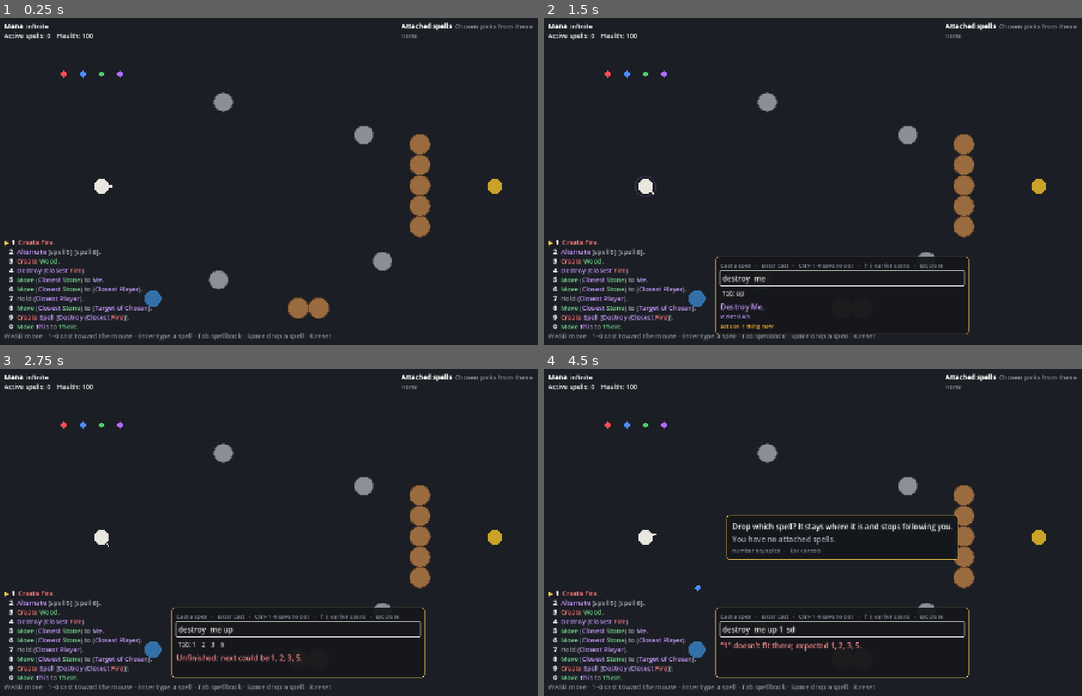
Above: before the commit, frames 1-4 (two rows, left to right).
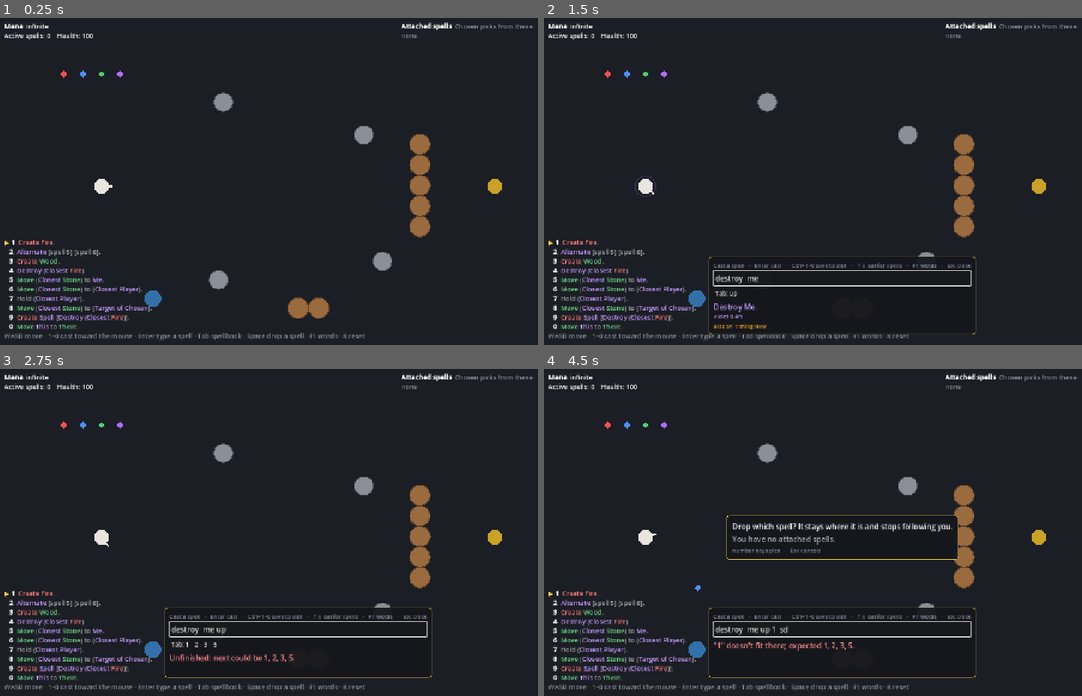
Above: after the commit, the same moments.

Repository: oscarjocque/spellcraft-prototype
Game: Godot game, scene res://scenes/main.tscn
Two runs of this game, one before a commit and one after it. Both use one fixed random seed, a clock stepped at 60 frames per second and the inputs below.
Inputs (mouse positions are in pixels of both pictures, inside the frame that each line leads up to):
- Up to frame 1 (0.25 s): no input
- Up to frame 2 (1.5 s): tap Enter at 0.5 s; move the mouse to (974, 168) at 0.52 s; hold D (move_right) 0.53-1.25 s; tap Tab at 0.6 s; click (974, 168) at 0.67 s; tap Space at 0.77 s; click "me" at 1.25 s
- Up to frame 3 (2.75 s): click "Tab: up" at 2 s
- Up to frame 4 (4.5 s): click "Tab: 1" at 2.75 s; tap Space at 3.5, 3.77 s; move the mouse to (721, 555) at 3.52 s; hold S (move_down) 3.53-4.28 s; tap Enter at 3.6, 4.25 s; click (721, 555) at 3.67 s; move the mouse to (904, 463) at 4.27 s; hold D (move_right) from 4.28 s (still down); tap Keypad Enter at 4.35 s; click (904, 463) at 4.42 s

The runs differ from the first frame. In frame 1, less than 0.1% of the frame differs, in the area x 57-68%, y 96-98%; in frame 2, 1.1%; in frame 3, 1.2%, in the area x 19-81%, y 53-98%; in frame 4, 1.2%.

Commit message:
Show attached spells around their caster; add an F1 word sheet
Attached spells are drawn in a ring around the player who cast them,
numbered as in the HUD's list, instead of all on top of the player;
spells an Alternate runs sit beside it, faded while paused.

F1 (even while typing) shows every word a spell can use, grouped and
colored by mana, with typed examples and what they read as.

Co-Authored-By: Claude Opus 5.5 <noreply@anthropic.com>
Claude-Session: https://claude.ai/code/session_013jfXwMwWtv4oDjb8vuFPPJ

Diff:
--- a/scenes/main.tscn
+++ b/scenes/main.tscn
@@ -6,6 +6,7 @@
 [ext_resource type="Script" path="res://scripts/ui/spell_editor.gd" id="4_editor"]
 [ext_resource type="Script" path="res://scripts/ui/chosen_picker.gd" id="5_picker"]
 [ext_resource type="Script" path="res://scripts/ui/quick_cast.gd" id="6_quick"]
+[ext_resource type="Script" path="res://scripts/ui/word_sheet.gd" id="7_words"]
 
 [node name="Main" type="Node2D"]
 script = ExtResource("1_main")
@@ -27,3 +28,7 @@
 [node name="QuickCast" type="PanelContainer" parent="Hud"]
 visible = false
 script = ExtResource("6_quick")
+
+[node name="WordSheet" type="PanelContainer" parent="Hud"]
+visible = false
+script = ExtResource("7_words")
--- a/scripts/main.gd
+++ b/scripts/main.gd
@@ -8,6 +8,7 @@
 @onready var editor: SpellEditor = $Hud/SpellEditor
 @onready var picker: ChosenPicker = $Hud/ChosenPicker
 @onready var quick: QuickCast = $Hud/QuickCast
+@onready var words: WordSheet = $Hud/WordSheet
 
 var sim: Simulation
 var player: WorldObject
@@ -182,6 +183,10 @@
 func _input(event: InputEvent) -> void:
 	if not (event is InputEventKey and event.pressed and not event.echo):
 		return
+	if event.keycode == KEY_F1:
+		words.toggle()  # even while typing
+		get_viewport().set_input_as_handled()
+		return
 	if get_viewport().gui_get_focus_owner() is LineEdit:
 		return  # typing: Tab completes, Enter submits
 	# Handled here, before the editor's controls can take Tab for focus.
--- a/scripts/render/world_view.gd
+++ b/scripts/render/world_view.gd
@@ -34,6 +34,8 @@
 var preview := {}
 var preview_verb := ""
 
+var _spell_at := {}  # spell host -> where it's drawn this frame
+
 
 func _process(_delta: float) -> void:
 	queue_redraw()
@@ -43,6 +45,7 @@
 	draw_rect(Simulation.ARENA, BACKGROUND)
 	if sim == null:
 		return
+	_place_spells()
 	for o in sim.objects:
 		if o.spell != null:
 			_draw_spell(o)
@@ -110,14 +113,45 @@
 ## on: solid to its target, dashed to a Move destination.
 func _draw_spell(o: WorldObject) -> void:
 	var s := o.spell
-	var p := _p(o)
+	var p: Vector2 = _spell_at.get(o, _p(o))
 	var color: Color = VERB_COLOR[s.ast["verb"]]
+	if s.paused:
+		_draw_diamond(p, o.radius, Color(color, 0.35))  # waiting for its turn
+		return
 	var dest := s.destination()
 	for target in s.targets():
 		draw_line(p, _p(target), Color(color, 0.5), 1.5)
 		if dest != null:
 			draw_dashed_line(_p(target), _p(dest), Color(color, 0.5), 1.5, 6.0)
 	_draw_diamond(p, o.radius + 2, color)
+
+
+## Where each spell is drawn: spells attached to a player in a ring around
+## them, in inventory order, numbered for the local player as in the HUD;
+## spells an Alternate runs beside it. Others where they are.
+func _place_spells() -> void:
+	_spell_at.clear()
+	var attached := {}  # caster -> their attached spells, oldest first
+	for o in sim.objects:
+		if o.spell != null and o.spell.anchored and o.spell.parent == null and not o.dead:
+			if not attached.has(o.spell.caster):
+				attached[o.spell.caster] = []
+			attached[o.spell.caster].append(o)
+	var font := ThemeDB.fallback_font
+	for caster in attached:
+		var ring: Array = attached[caster]
+		var r: float = caster.radius + 13.0
+		for i in ring.size():
+			var at := _p(caster) + Vector2.from_angle(-PI / 2 + TAU * i / ring.size()) * r
+			_spell_at[ring[i]] = at
+			if caster.controller >= 0:
+				var label_at := _p(caster) + Vector2.from_angle(-PI / 2 + TAU * i / ring.size()) * (r + 11)
+				draw_string(font, label_at + Vector2(-4, 4), str(i + 1), HORIZONTAL_ALIGNMENT_LEFT, -1, 11,
+						Color(PLAYER_COLOR, 0.8))
+	for o in sim.objects:
+		if o.spell != null and o.spell.parent != null and _spell_at.has(o.spell.parent):
+			var side: float = 1.0 if o.spell.parent.spell.ast.get("first", {}).get("ref") == null else -1.0
+			_spell_at[o] = _spell_at[o.spell.parent] + Vector2(9.0 * side, 9.0)
 
 
 ## A place made by There: a small cross.
--- a/scripts/ui/hud.gd
+++ b/scripts/ui/hud.gd
@@ -42,7 +42,7 @@
 		text += "%s%s  %s\n" % [mark, key, SpellText.bbcode(slots[i])]
 	for m in sim.messages:
 		text += "[color=#ff8a8a]%s[/color]\n" % m
-	text += "[color=#8a8f98]WASD move · 1–0 cast toward the mouse · Enter type a spell · Tab spellbook · Space drop a spell · R reset[/color]"
+	text += "[color=#8a8f98]WASD move · 1–0 cast toward the mouse · Enter type a spell · Tab spellbook · Space drop a spell · F1 words · R reset[/color]"
 	_bottom.text = text
 
 	var inv := "[b]Attached spells[/b]  [color=#8a8f98]Chosen picks from these[/color]\n"
--- a/scripts/ui/quick_cast.gd
+++ b/scripts/ui/quick_cast.gd
@@ -24,7 +24,7 @@
 	var box := VBoxContainer.new()
 	add_child(box)
 	var title := Label.new()
-	title.text = "Cast a spell   ·   Enter cast   ·   Ctrl+1–0 save to slot   ·   ↑↓ earlier spells   ·   Esc close"
+	title.text = "Cast a spell   ·   Enter cast   ·   Ctrl+1–0 save to slot   ·   ↑↓ earlier spells   ·   F1 words   ·   Esc close"
 	title.add_theme_font_size_override("font_size", 12)
 	title.add_theme_color_override("font_color", Color("8a8f98"))
 	box.add_child(title)
--- /dev/null
+++ b/scripts/ui/word_sheet.gd
@@ -0,0 +1,77 @@
+class_name WordSheet
+extends PanelContainer
+## F1: every word a spell can use, grouped, each in the color of the mana it
+## costs, with typed examples. A crib sheet for thinking in spells.
+
+const GROUPS := [
+	["Verbs", ["create", "destroy", "move", "mark", "", "alternate"],
+		"Hold (a noun on its own) is free"],
+	["Things", ["thing", "fire", "water", "wood", "stone", "spell", "player", "mana"],
+		"a thing on its own means the closest one"],
+	["Pickers", ["closest", "farthest", "random", "all"], ""],
+	["Adjectives", ["moving", "burning", "mine", "theirs", "marked"], "go before the thing"],
+	["Nouns", ["me", "here", "aimed", "this", "there", "chosen", "it"],
+		"This and There come from the mouse, Chosen from your attached spells, It only inside Alternate"],
+	["Of", ["target_of", "caster_of", "maker_of", "products_of"], "followed by a noun"],
+	["Extras", ["within", "from", "at", "up_to"], "within 3 m (of …)  ·  to …  ·  Create … at …  ·  …, up to 2"],
+]
+const EXAMPLES := [
+	"mo st me", "destroy all fires within 3 of here", "create fire at there",
+	"move this to there", "mark all moving stones, up to 2", "closest player",
+	"move stone to target of chosen", "create spell [destroy fire]", "alternate 5 6",
+]
+
+var _text: RichTextLabel
+
+
+func _ready() -> void:
+	var style := StyleBoxFlat.new()
+	style.bg_color = Color(0.08, 0.09, 0.11, 0.97)
+	style.border_color = Color("2c3038")
+	style.set_border_width_all(1)
+	style.set_content_margin_all(14)
+	style.set_corner_radius_all(8)
+	add_theme_stylebox_override("panel", style)
+	_text = RichTextLabel.new()
+	_text.bbcode_enabled = true
+	_text.fit_content = true
+	_text.scroll_active = false
+	_text.custom_minimum_size.x = 760
+	_text.mouse_filter = Control.MOUSE_FILTER_IGNORE
+	add_child(_text)
+	_text.text = _build()
+	mouse_filter = Control.MOUSE_FILTER_IGNORE
+	hide()
+
+
+func toggle() -> void:
+	visible = not visible
+	if visible:
+		move_to_front()
+		reset_size()
+		position = Vector2((get_viewport_rect().size.x - size.x) / 2, 40)
+
+
+static func _build() -> String:
+	var grey := SpellText.FREE_COLOR.to_html(false)
+	var out := "[b]Words[/b]   [color=#%s]colored by the mana they cost · F1 closes[/color]\n\n" % grey
+	for group in GROUPS:
+		var words: Array[String] = []
+		for w in group[1]:
+			if w == "":
+				words.append("[color=#%s]hold[/color]" % grey)
+			else:
+				var label: String = {"within": "within N m", "from": "to / of", "up_to": "up to N"}.get(w,
+						w.replace("_", " "))
+				words.append("[color=#%s]%s[/color]" % [SpellText.color_of(w).to_html(false), label])
+		out += "[b]%s[/b]   %s" % [group[0], "   ".join(words)]
+		if group[2] != "":
+			out += "   [color=#%s][font_size=12]%s[/font_size][/color]" % [grey, group[2]]
+		out += "\n"
+	out += "\n[b]Type it[/b]   [color=#%s]Enter, then for example:[/color]\n" % grey
+	for e in EXAMPLES:
+		var r := SpellParser.parse(e)
+		var reads: String = SpellText.bbcode(r["ast"]) if r.has("ast") else ""
+		out += "   [code]%s[/code]   [color=#%s]→[/color]   %s\n" % [e, grey, reads]
+	out += "\n[color=#%s]Words can be cut short (mo = move, st = stone). Tab takes a suggestion.[/color]" % grey
+	return out
Not shown: 1 places in scenes/main.tscn that only renumber resources
Not shown, added: scripts/ui/word_sheet.gd.uid
Not shown, changed: README.md
